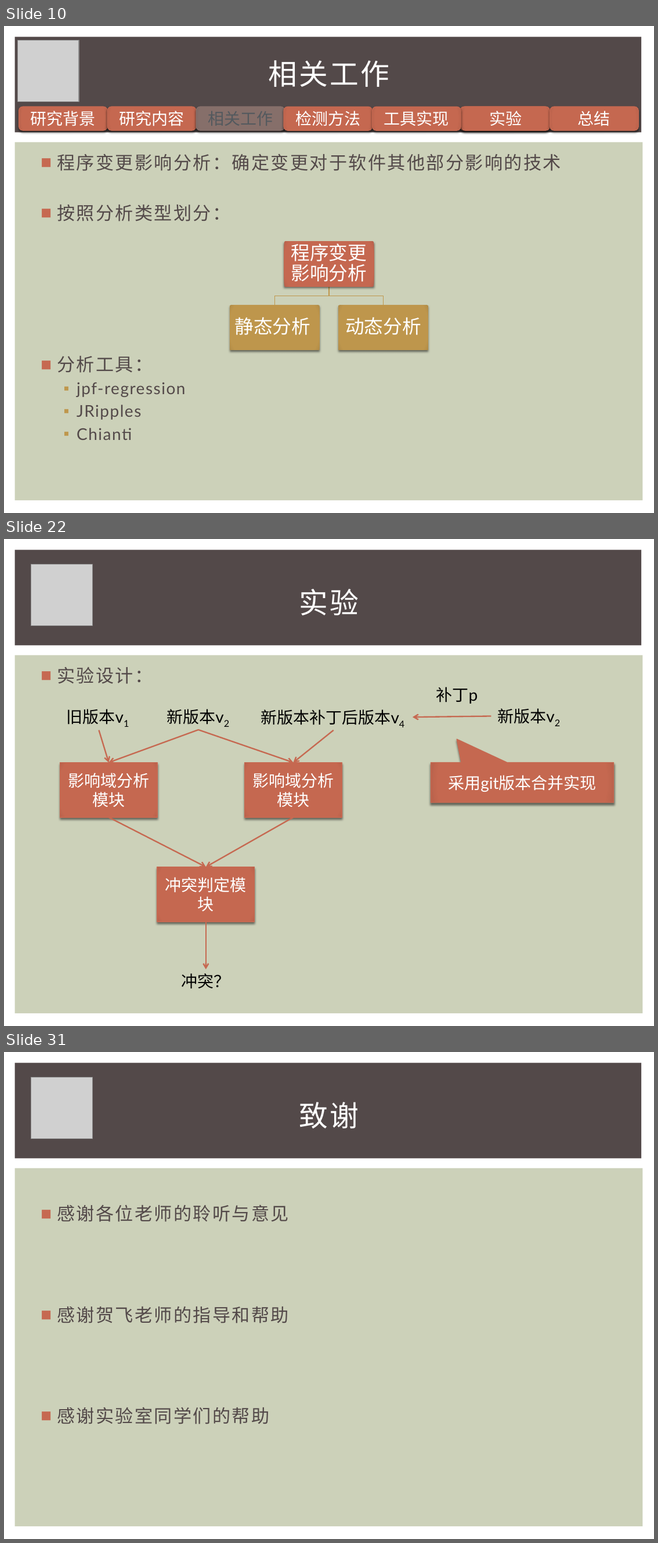
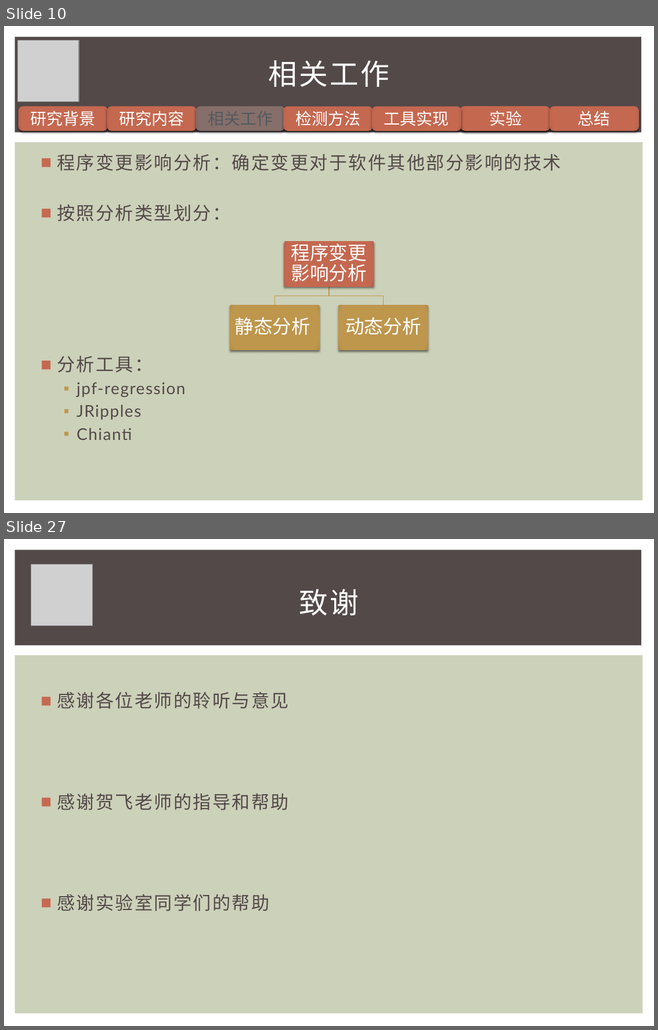
Before and after one commit to iewrer/mythesis, a slide deck: 答辩PPT.pptx. Shown one above the other, each under a label of ours: slides 10, 22 and 31 before the commit, slides 10 and 27 after it; the slides between them are not shown. The pictures are 658x1543 and 658x1030 pixels, drawn with LibreOffice and Linux fonts; fonts in the diff are those of the drawing; grey boxes stand for pictures. Boxes give left, top, right and bottom in pixels: in the first picture for what was removed or moved away, otherwise in the second. Text is boxed around its words. In the diff, an @@ line names an element or a change of style, - is before the commit and + after.

```diff
--- a/答辩PPT.pptx
+++ b/答辩PPT.pptx
@@ slide 22 removed at <box>4,539,654,1026</box>, background #FFFFFF; not listed: 2 template elements that a slide beside it also shows @@
@@ picture removed at <box>31,565,92,625</box> @@
@@ title removed at <box>299,589,358,616</box> @@
-实验
@@ text removed at <box>57,667,152,684</box> @@
-■ 实验设计：
@@ text removed at <box>436,687,478,704</box> @@
-补丁p
@@ text removed at <box>67,709,123,725</box> @@
-旧版本v1
@@ text removed at <box>166,709,223,725</box> @@
-新版本v2
@@ text removed at <box>261,710,399,725</box> @@
-新版本补丁后版本v4
@@ text removed at <box>497,708,554,724</box> @@
-新版本v2
@@ arrow removed from (99, 730) to (108, 762) @@
@@ arrow removed from (198, 730) to (108, 762) @@
@@ arrow removed from (198, 730) to (293, 762) @@
@@ arrow removed from (333, 730) to (293, 762) @@
@@ arrow removed from (491, 716) to (412, 717) @@
@@ rectangle removed at <box>60,762,157,817</box> @@
-影响域分析模块
@@ rectangle removed at <box>244,762,341,817</box> @@
-影响域分析
-模块
@@ speech box removed at <box>431,762,614,803</box> @@
-采用git版本合并实现
@@ arrow removed from (108, 817) to (206, 867) @@
@@ arrow removed from (293, 817) to (206, 867) @@
@@ rectangle removed at <box>157,867,254,922</box> @@
-冲突判定模块
@@ arrow removed from (206, 922) to (206, 970) @@
@@ text removed at <box>181,973,230,989</box> @@
-冲突？
@@ what was slide 31 is now slide 27 @@
```
Also in this commit, not shown: 12 slides changed, 4 slides added, 7 other slides removed, 1 other file.
